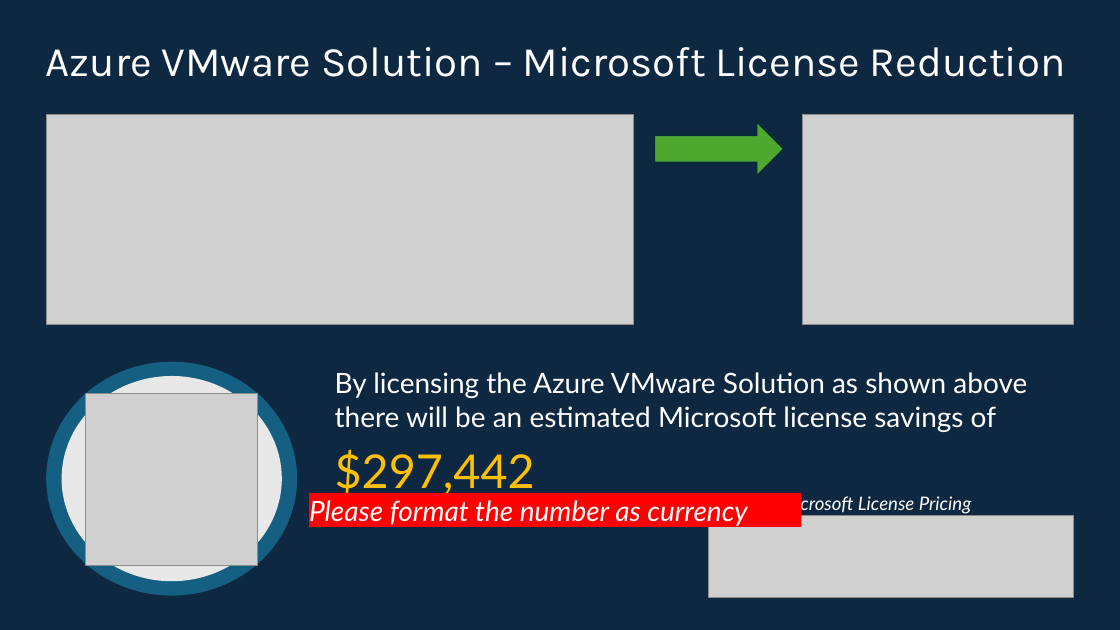
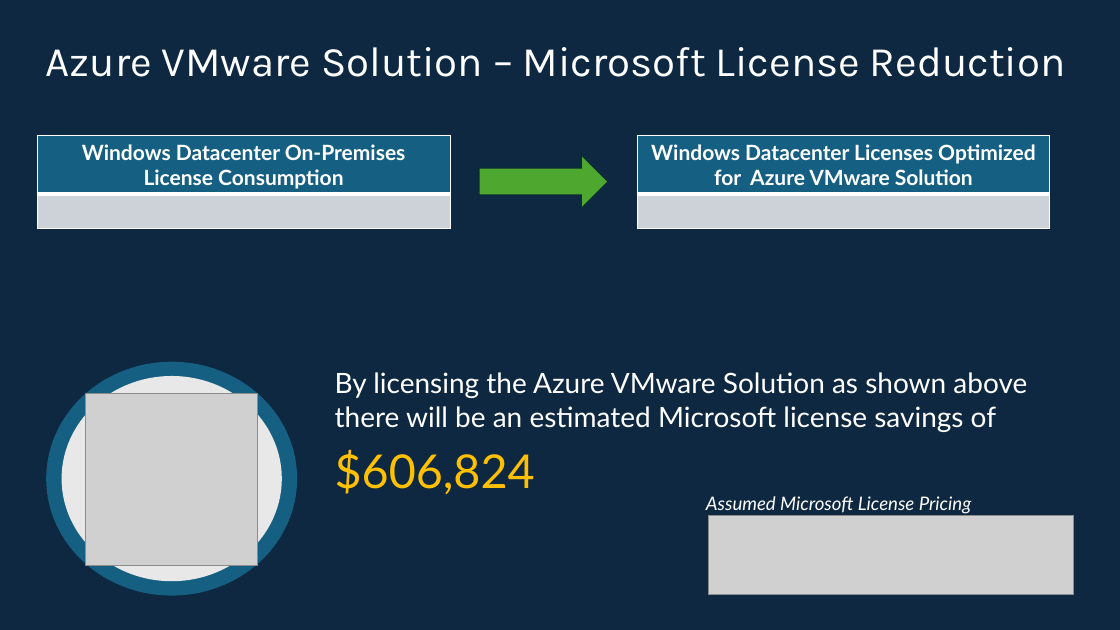
Before and after one commit to Trevor-Davis/Azure-VMware-Solution, a slide deck: slide 7 of AVS-Sizer/dev/AVSDemandGen.pptm. Drawn at 1120x630 pixels with LibreOffice and Linux fonts; fonts in the diff are those of the drawing; grey boxes stand for pictures. Boxes give left, top, right and bottom in pixels: in the first picture for what was removed or moved away, otherwise in the second. Text is boxed around its words. In the diff, an @@ line names an element or a change of style, - is before the commit and + after.

```diff
--- a/AVS-Sizer/dev/AVSDemandGen.pptm
+++ b/AVS-Sizer/dev/AVSDemandGen.pptm
@@ picture removed at [46,114,634,324] @@
@@ picture removed at [802,114,1074,324] @@
@@ table added at [37,135,450,229], 2 rows, 1 columns @@
+Windows Datacenter On-Premises License Consumption
+
@@ table added at [637,135,1050,229], 2 rows, 1 columns @@
+Windows Datacenter Licenses Optimized for Azure VMware Solution
+
@@ right arrow: place and size @@
-right arrow at [655,122,784,176]
+right arrow at [479,155,608,209]
@@ text at [335,449,535,494]: text changed @@
-$297,442
+$606,824
@@ rectangle removed at [309,493,802,527] @@
-Please format the number as currency
```
Also in this commit, not shown: 8 other slides changed, 19 other files.
